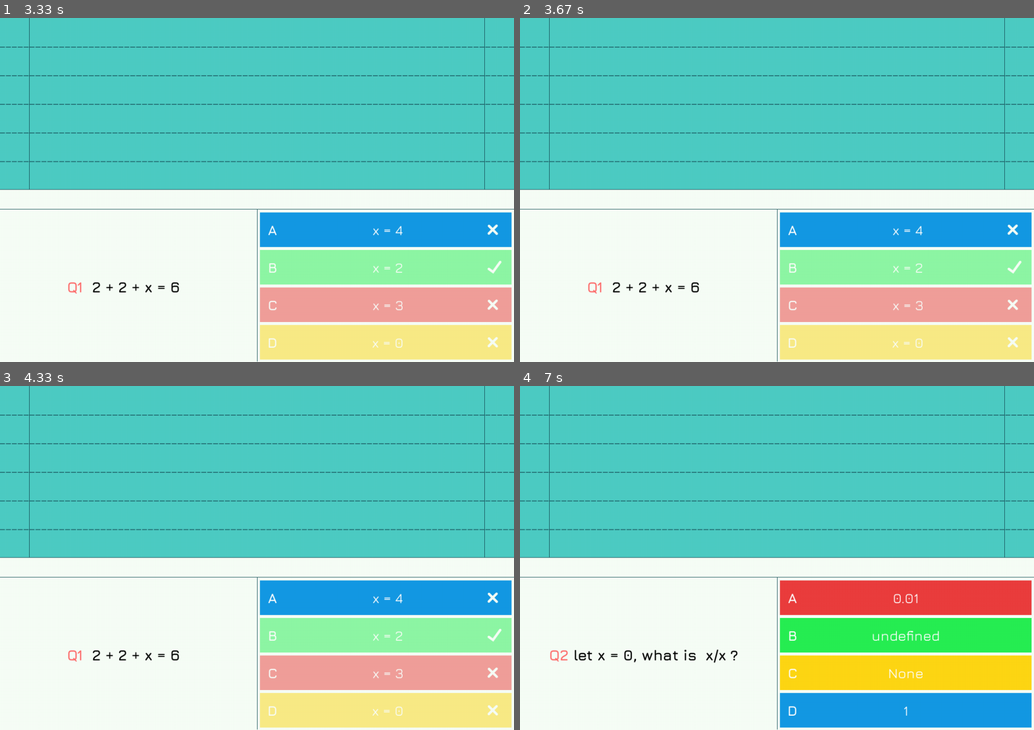
Above: before the commit, frames 1-4 (two rows, left to right).
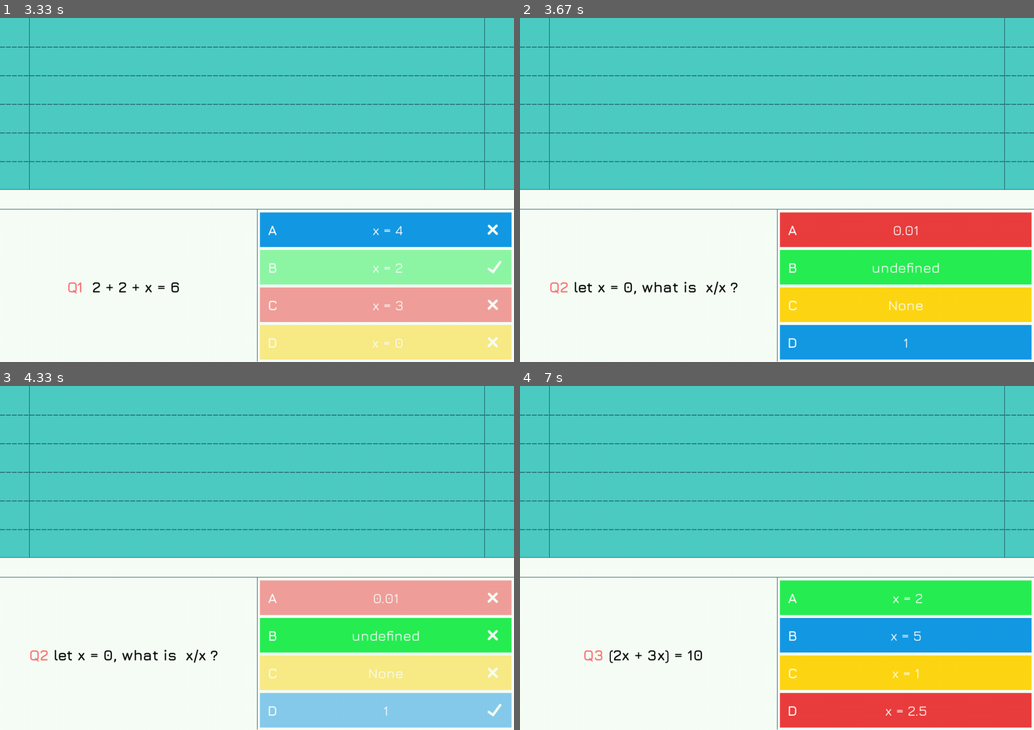
Above: after the commit, the same moments.

Repository: AjBhIn/Final-V2-DGT-Pygame-Internal
Game: pygame game, started from main.py
Two runs of this game, one before a commit and one after it. Both use one fixed random seed, a clock stepped at 60 frames per second and the inputs below.
Inputs (mouse positions are in pixels of both pictures, inside the frame that each line leads up to):
- Up to frame 1 (3.33 s): click (385, 227) at 0.38 s
- Up to frame 2 (3.67 s): no input
- Up to frame 3 (4.33 s): click (385, 633) at 3.72 s
- Up to frame 4 (7 s): no input

Frame 1 is identical in both runs. In frame 2, 20% of the frame differs, in the area x 5-100%, y 56-100%; in frame 3, 20%; in frame 4, 16%.

Commit message:
30/08/23 -- List and making of questions

Diff:
--- a/main.py
+++ b/main.py
@@ -34,11 +34,11 @@
         # Telll the loop function if it is time for the next question as well stores te value for the next question number
         self.moving_to_next = False
         self.question_number = 0
-        self.updated_len = qs.num_questions_answers - 2
-        self.timer = pg.USEREVENT + 1
+        self.total_question_len = qs.num_questions_answers - 2
         self.current_time = 0
         self.button_pressed_time = 0
-        self.next_ques_in = 3
+        self.next_ques_in = 2
+        self.updates_ques_num = 0
 
     def looper(self):
         while True:
@@ -47,11 +47,8 @@
                     pg.quit()
                     sys.exit()
 
-
-                # print(self.question_number)
-                if self.question_number < qs.num_questions_answers - 2: # Minusing 2 from the original list of question to keep it below the last question:
+                if self.question_number < (len(qs.class_question_list) - 1): # Minusing 2 from the original list of question to keep it below the last question:
                     if self.moving_to_next:
-
                         # Checking if it is time to move to next question
                         self.current_time = dt.now()
                         self.time = (self.current_time - self.button_pressed_time)
@@ -75,27 +72,36 @@
                             qs.button_states[1] = False
                             qs.button_states[2] = False
                             qs.button_states[3] = False
+                            print(len(qs.class_answer_list))
+                            print(len(qs.class_question_list))
+                            print(self.question_number)
                             self.question_number += 1
+                            self.updates_ques_num = self.question_number
                             qs.question_spirit.add(qs.class_question_list[self.question_number])
                             qs.answers_spirit.add(qs.class_answer_list[self.question_number])
                             qs.question_ans_num = self.question_number
                             self.moving_to_next = False
+
+                # else:
+                #     self.updates_ques_num = self.question_number
+                #     print(qs.wrong_ans_store)
+                #     if not qs.wrong_ans_store == False:
+                #         print("yes")
+                #         for each_wrong in qs.wrong_ans_store:
+                #             self.updates_ques_num += 1
+                #             #     # Making instance of questions
+                #             # qs.class_question_list.append(qs.QuestionMaker(f"Q{self.updates_ques_num}", qs.questions_list[each_wrong[0]][1]))
+
+                #             # # Making of answers with spirits
+                #             # qs.class_answer_list.append([qs.AnswerMaker_A("A", qs.questions_list[each_wrong[0]][2], qs.questions_list[each_wrong[0]][6], qs.opt_colr_list[0]),
+                #             #                         qs.AnswerMaker_B("B", qs.questions_list[each_wrong[0]][3], qs.questions_list[each_wrong[0]][6], qs.opt_colr_list[1]),
+                #             #                         qs.AnswerMaker_C("C", qs.questions_list[each_wrong[0]][4], qs.questions_list[each_wrong[0]][6], qs.opt_colr_list[2]),
+                #             #                         qs.AnswerMaker_D("D", qs.questions_list[each_wrong[0]][5], qs.questions_list[each_wrong[0]][6], qs.opt_colr_list[3])
+                #             #                         ])
                 else:
                     self.question_number = self.question_number
                     qs.question_ans_num = self.question_number
-                    # print(qs.answer_check)
-                    # print(qs.wrong_ans_store)
-                                            # self.updated_len = len(qs.class_question_list)
-                    # if qs.answer_check[self.question_number]:
-                    #         pass
-                    # elif qs.answer_check[self.question_number] == False:
-                    #     qs.class_question_list.append(qs.QuestionMaker(qs.questions_list[self.question_number][0], qs.questions_list[self.question_number][1]))
-                    #     # Making of answers with spirits
-                    #     qs.class_answer_list.append([qs.AnswerMaker_A("A", qs.questions_list[self.question_number][2], qs.questions_list[self.question_number][6], qs.opt_colr_list[0]),
-                    #                             qs.AnswerMaker_B("B", qs.questions_list[self.question_number][3], qs.questions_list[self.question_number][6], qs.opt_colr_list[1]),
-                    #                             qs.AnswerMaker_C("C", qs.questions_list[self.question_number][4], qs.questions_list[self.question_number][6], qs.opt_colr_list[2]),
-                    #                             qs.AnswerMaker_D("D", qs.questions_list[self.question_number][5], qs.questions_list[self.question_number][6], qs.opt_colr_list[3])
-                    #                             ])
+
 
             # Putting colours on the window
             self.window.fill(self.window_bg)
--- a/question_answers.py
+++ b/question_answers.py
@@ -102,6 +102,8 @@
                 answer_check.append(True)
             else:
                 pass
+
+
             class_answer_list[question_ans_num][0].image.blit(correct_icon, correct_icon_pla)
             class_answer_list[question_ans_num][1].image.set_alpha(127)
             class_answer_list[question_ans_num][1].image.blit(wrong_icon, wrong_icon_pla)
@@ -114,6 +116,15 @@
             if len(answer_check) <= actual_que_num:
                 answer_check.append(False)
                 wrong_ans_store.append([len(answer_check), False])
+                # Making instance of questions
+                class_question_list.append(QuestionMaker(f"Q{len(class_question_list) + 1}", questions_list[len(answer_check)][1]))
+
+                # Making of answers with spirits
+                class_answer_list.append([AnswerMaker_A("A", questions_list[len(answer_check)][2], questions_list[len(answer_check)][6], opt_colr_list[0]),
+                                                    AnswerMaker_B("B", questions_list[len(answer_check)][3], questions_list[len(answer_check)][6], opt_colr_list[1]),
+                                                    AnswerMaker_C("C", questions_list[len(answer_check)][4], questions_list[len(answer_check)][6], opt_colr_list[2]),
+                                                    AnswerMaker_D("D", questions_list[len(answer_check)][5], questions_list[len(answer_check)][6], opt_colr_list[3])
+                                                    ])
             else:
                 pass
             if class_answer_list[question_ans_num][1].anss == self.correct_answer:
@@ -207,6 +218,15 @@
                 if len(answer_check) <= actual_que_num:
                     answer_check.append(False)
                     wrong_ans_store.append([len(answer_check), False])
+                    # Making instance of questions
+                    class_question_list.append(QuestionMaker(f"Q{len(class_question_list) + 1}", questions_list[len(answer_check)][1]))
+
+                    # Making of answers with spirits
+                    class_answer_list.append([AnswerMaker_A("A", questions_list[len(answer_check)][2], questions_list[len(answer_check)][6], opt_colr_list[0]),
+                                                    AnswerMaker_B("B", questions_list[len(answer_check)][3], questions_list[len(answer_check)][6], opt_colr_list[1]),
+                                                    AnswerMaker_C("C", questions_list[len(answer_check)][4], questions_list[len(answer_check)][6], opt_colr_list[2]),
+                                                    AnswerMaker_D("D", questions_list[len(answer_check)][5], questions_list[len(answer_check)][6], opt_colr_list[3])
+                                                    ])
                 else:
                     pass
                 if class_answer_list[question_ans_num][0].anss == self.correct_answer:
@@ -316,6 +336,15 @@
                 if len(answer_check) <= actual_que_num:
                     answer_check.append(False)
                     wrong_ans_store.append([len(answer_check), False])
+                    # Making instance of questions
+                    class_question_list.append(QuestionMaker(f"Q{len(class_question_list) + 1}", questions_list[len(answer_check)][1]))
+
+                    # Making of answers with spirits
+                    class_answer_list.append([AnswerMaker_A("A", questions_list[len(answer_check)][2], questions_list[len(answer_check)][6], opt_colr_list[0]),
+                                                    AnswerMaker_B("B", questions_list[len(answer_check)][3], questions_list[len(answer_check)][6], opt_colr_list[1]),
+                                                    AnswerMaker_C("C", questions_list[len(answer_check)][4], questions_list[len(answer_check)][6], opt_colr_list[2]),
+                                                    AnswerMaker_D("D", questions_list[len(answer_check)][5], questions_list[len(answer_check)][6], opt_colr_list[3])
+                                                    ])
                 else:
                     pass
                 if class_answer_list[question_ans_num][1].anss == self.correct_answer:
@@ -410,6 +439,15 @@
                 if len(answer_check) <= actual_que_num:
                     answer_check.append(False)
                     wrong_ans_store.append([len(answer_check), False])
+                        # Making instance of questions
+                    class_question_list.append(QuestionMaker(f"Q{len(class_question_list) + 1}", questions_list[len(answer_check)][1]))
+
+                    # Making of answers with spirits
+                    class_answer_list.append([AnswerMaker_A("A", questions_list[len(answer_check)][2], questions_list[len(answer_check)][6], opt_colr_list[0]),
+                                                    AnswerMaker_B("B", questions_list[len(answer_check)][3], questions_list[len(answer_check)][6], opt_colr_list[1]),
+                                                    AnswerMaker_C("C", questions_list[len(answer_check)][4], questions_list[len(answer_check)][6], opt_colr_list[2]),
+                                                    AnswerMaker_D("D", questions_list[len(answer_check)][5], questions_list[len(answer_check)][6], opt_colr_list[3])
+                                                    ])
                 else:
                     pass
                 if class_answer_list[question_ans_num][1].anss == self.correct_answer:
@@ -488,7 +526,7 @@
     random.shuffle(opt_colr_list)
 
     # Making instance of questions
-    class_question_list.append(QuestionMaker(questions_list[Q_num][0], questions_list[Q_num][1]))
+    class_question_list.append(QuestionMaker(f"Q{Q_num}", questions_list[Q_num][1]))
 
     # Making of answers with spirits
     class_answer_list.append([AnswerMaker_A("A", questions_list[Q_num][2], questions_list[Q_num][6], opt_colr_list[0]),
--- a/question_paper.csv
+++ b/question_paper.csv
@@ -4,3 +4,4 @@
 Q3,(2x + 3x) = 10, x = 2,x = 5,x = 1,x = 2.5, x = 2
 Q4,What is School Speed Zone ?,40,50 ,20 ,30,40
 Q5,New Zealand Captical ?,Welligton,Auckland,Waikto,Christchurch,Welligton
+Q6,Formula for Power ?,P = W/t,P = A/F,W = Fd,v = d/t,P = W/t
